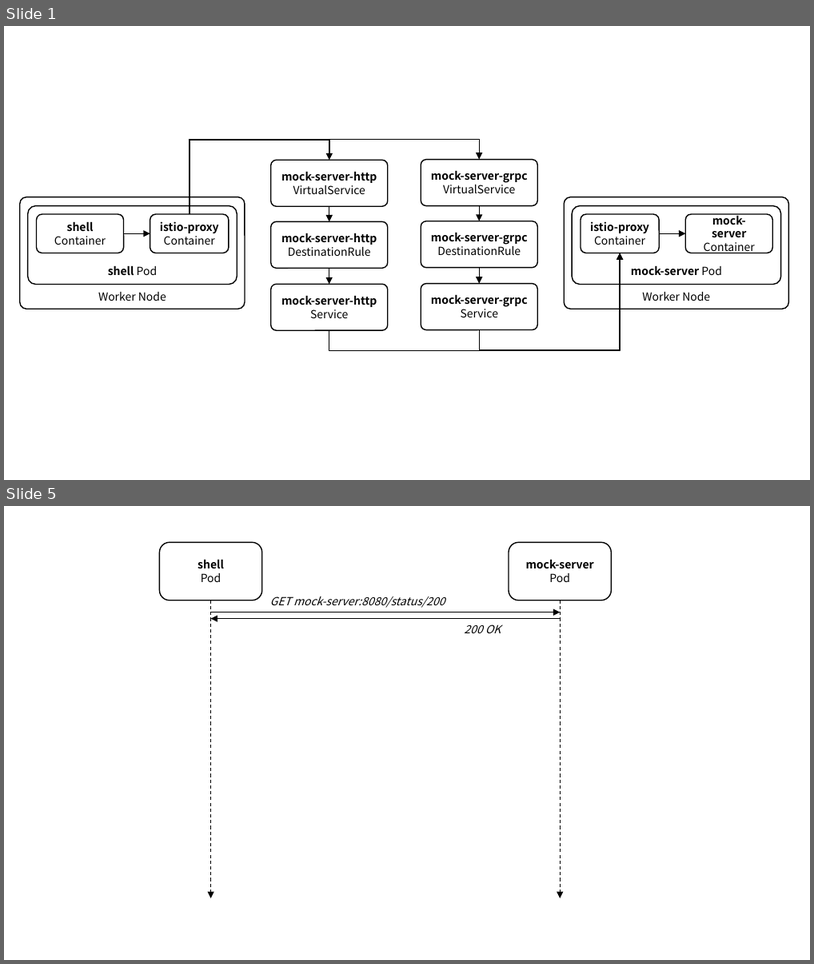
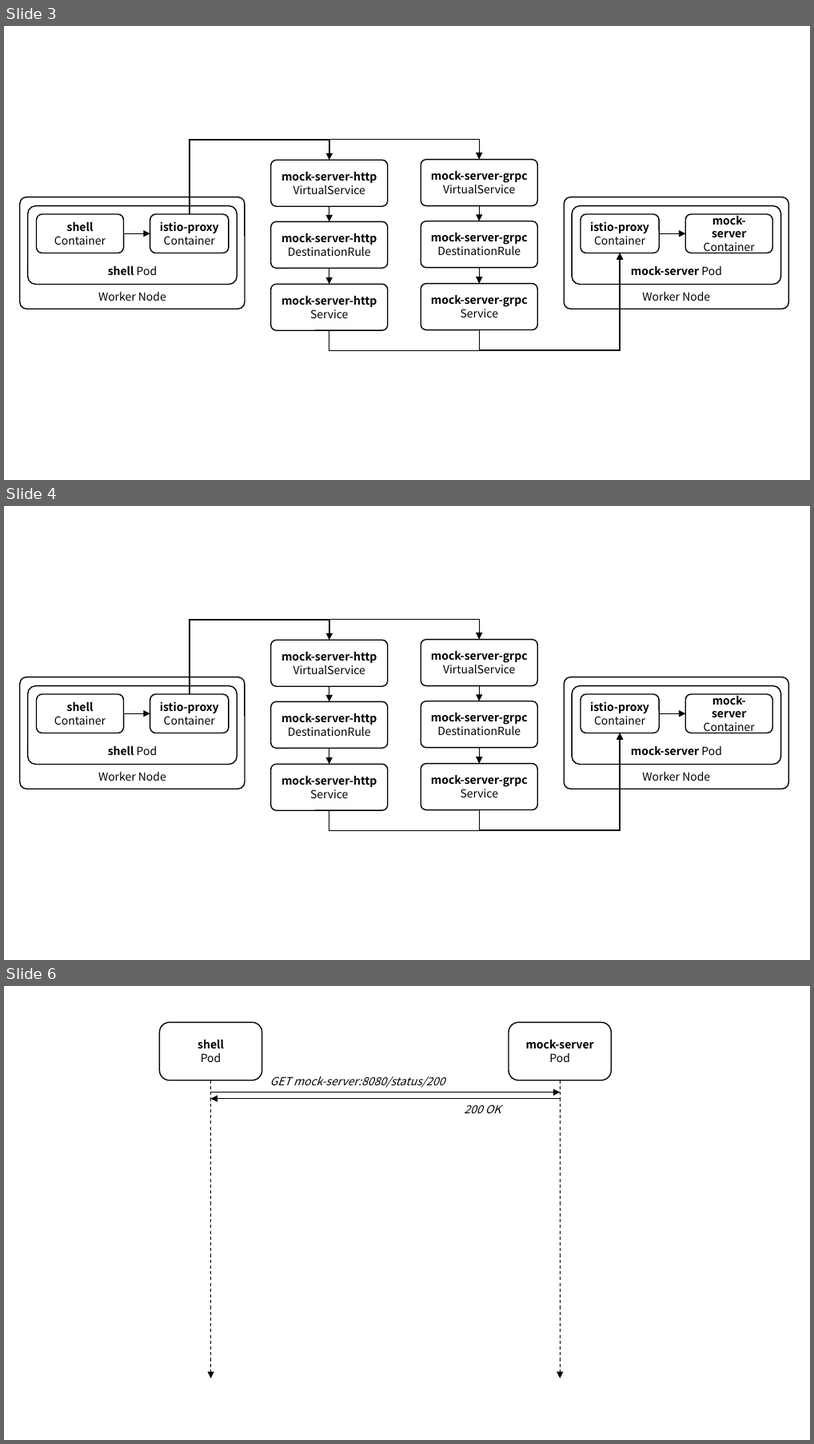
Before and after one commit to ssup2/blog-software, a slide deck: content/docs/theory-analysis/istio-sidecar-proxy-access-log/images/images.pptx. Shown one above the other, each under a label of ours: slides 1 and 5 before the commit, slides 3, 4 and 6 after it; the slides between them are not shown. The pictures are 814x964 and 814x1444 pixels, drawn with LibreOffice and Linux fonts; fonts in the diff are those of the drawing. Boxes give left, top, right and bottom in pixels: in the first picture for what was removed or moved away, otherwise in the second. Text is boxed around its words. In the diff, an @@ line names an element or a change of style, - is before the commit and + after.

```diff
--- a/content/docs/theory-analysis/istio-sidecar-proxy-access-log/images/images.pptx
+++ b/content/docs/theory-analysis/istio-sidecar-proxy-access-log/images/images.pptx
@@ slide 4 added at (x1=4, y1=506, x2=810, y2=960), background #FFFFFF @@
@@ elbow arrow added from (190, 694) to (330, 640), #000000 1 pt @@
@@ elbow arrow added from (190, 694) to (480, 639), #000000 1 pt @@
@@ rounded rectangle added at (x1=271, y1=640, x2=388, y2=687), fill #FFFFFF, outline #000000 1 pt, 10 pt, text #000000, bold @@
+mock-server-http
+VirtualService
@@ rounded rectangle added at (x1=421, y1=639, x2=538, y2=686), fill #FFFFFF, outline #000000 1 pt, 10 pt, text #000000, bold @@
+mock-server-grpc
+VirtualService
@@ rounded rectangle added at (x1=20, y1=677, x2=245, y2=789), fill #FFFFFF, outline #000000 1 pt, 10 pt, text #000000 @@
+Worker Node
@@ rounded rectangle added at (x1=28, y1=686, x2=237, y2=764), fill #FFFFFF, outline #000000 1 pt, 10 pt, text #000000, bold @@
+shell Pod
@@ rounded rectangle added at (x1=36, y1=694, x2=123, y2=732), fill #FFFFFF, outline #000000 1 pt, 10 pt, text #000000 @@
+shell
+Container
@@ rounded rectangle added at (x1=150, y1=694, x2=228, y2=732), fill #FFFFFF, outline #000000 1 pt, 10 pt, text #000000, bold @@
+istio-proxy
+Container
@@ arrow added from (330, 686) to (330, 701), #000000 0.75 pt @@
@@ arrow added from (480, 686) to (480, 701), #000000 0.75 pt @@
@@ rounded rectangle added at (x1=565, y1=677, x2=790, y2=789), fill #FFFFFF, outline #000000 1 pt, 10 pt, text #000000 @@
+Worker Node
@@ rounded rectangle added at (x1=573, y1=686, x2=782, y2=764), fill #FFFFFF, outline #000000 1 pt, 10 pt, text #000000, bold @@
+mock-server Pod
@@ rounded rectangle added at (x1=581, y1=694, x2=658, y2=732), fill #FFFFFF, outline #000000 1 pt, 10 pt, text #000000, bold @@
+istio-proxy
+Container
@@ rounded rectangle added at (x1=686, y1=694, x2=774, y2=732), fill #FFFFFF, outline #000000 1 pt, 10 pt, text #000000, bold @@
+mock-server
+Container
@@ arrow added from (123, 713) to (150, 713), #000000 0.75 pt @@
@@ rounded rectangle added at (x1=271, y1=701, x2=388, y2=748), fill #FFFFFF, outline #000000 1 pt, 10 pt, text #000000, bold @@
+mock-server-http
+DestinationRule
@@ rounded rectangle added at (x1=421, y1=701, x2=538, y2=748), fill #FFFFFF, outline #000000 1 pt, 10 pt, text #000000, bold @@
+mock-server-grpc
+DestinationRule
@@ arrow added from (660, 713) to (686, 713), #000000 0.75 pt @@
@@ elbow arrow added from (330, 810) to (620, 732), #000000 1 pt @@
@@ elbow arrow added from (480, 810) to (620, 732), #000000 1 pt @@
@@ rounded rectangle added at (x1=271, y1=764, x2=388, y2=811), fill #FFFFFF, outline #000000 1 pt, 10 pt, text #000000, bold @@
+mock-server-http
+Service
@@ arrow added from (330, 748) to (330, 764), #000000 0.75 pt @@
@@ rounded rectangle added at (x1=421, y1=764, x2=538, y2=810), fill #FFFFFF, outline #000000 1 pt, 10 pt, text #000000, bold @@
+mock-server-grpc
+Service
@@ arrow added from (480, 747) to (480, 764), #000000 0.75 pt @@
@@ what was slide 1 is now slide 3 @@
@@ what was slide 5 is now slide 6 @@
```
Also in this commit, not shown: 1 slide changed, 2 other files.
